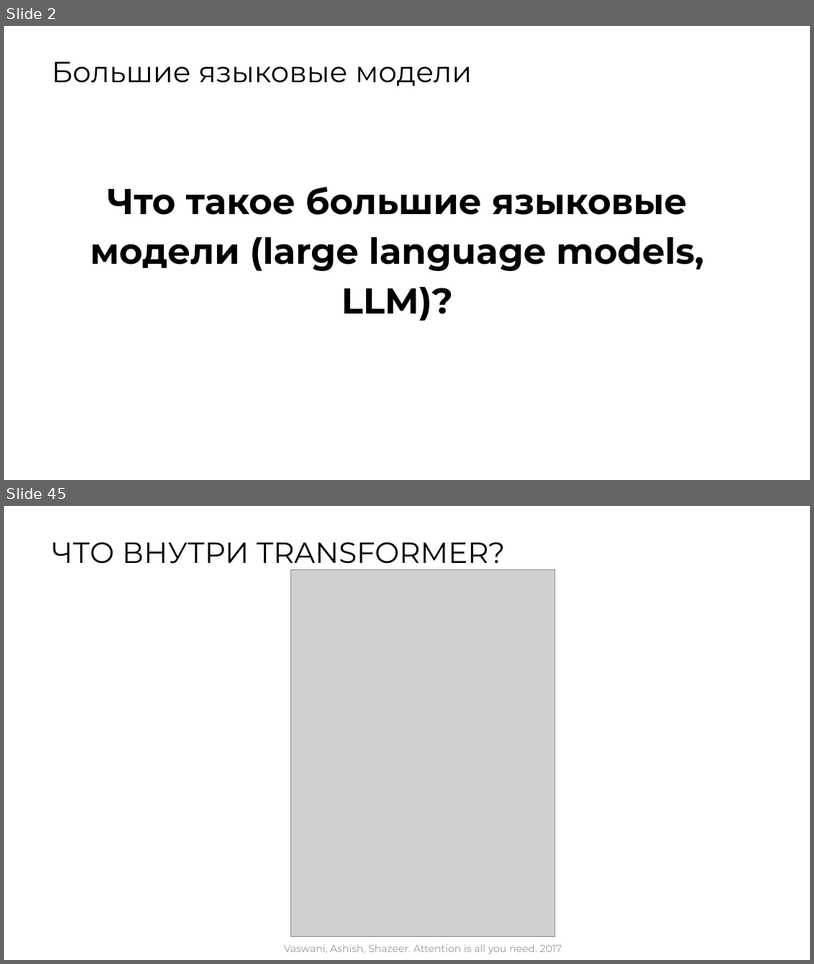
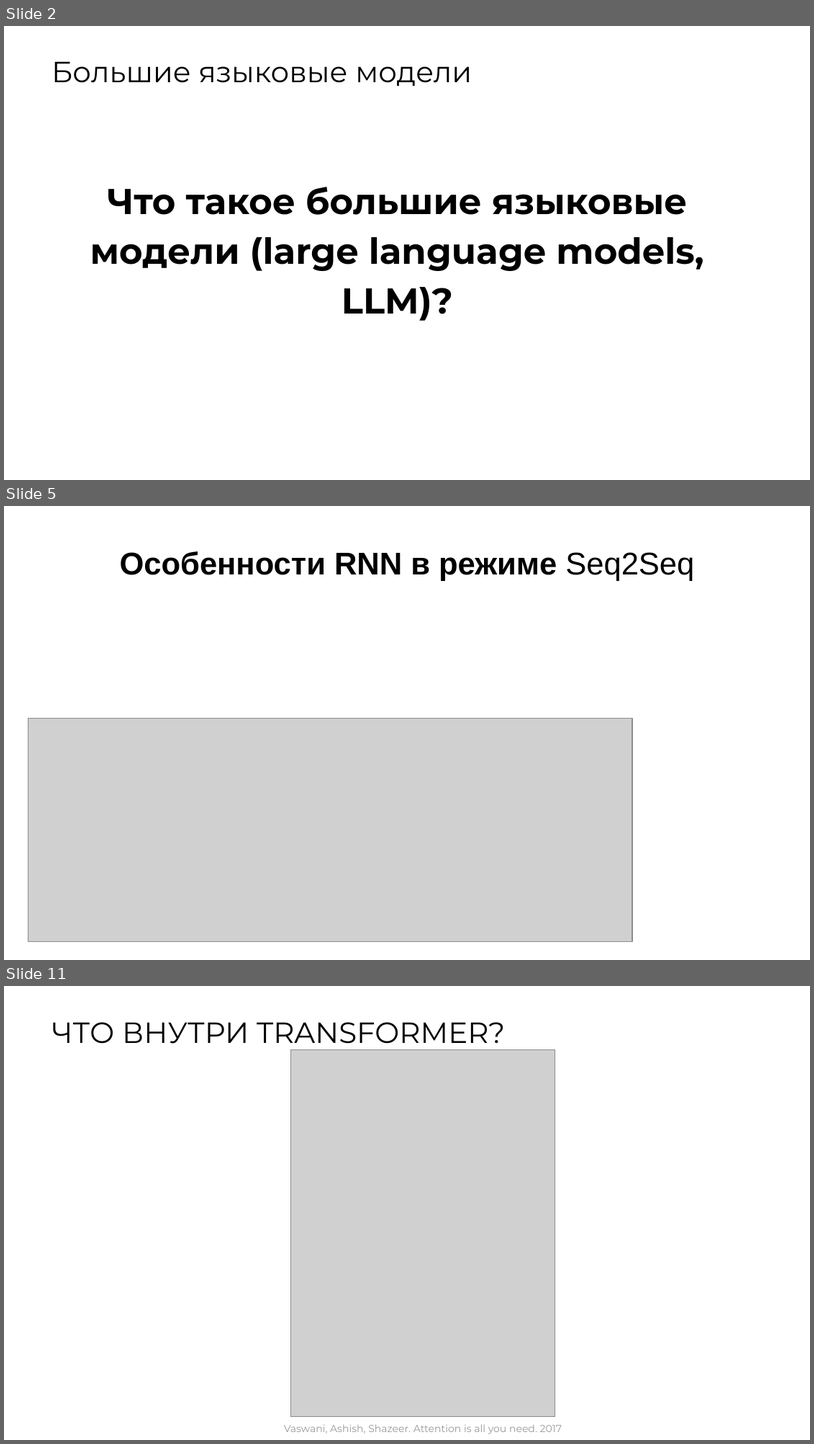
Before and after one commit to MVRonkin/BasicDataAnalysisCourse, a slide deck: Lec/06_LLM.pptx. Shown one above the other, each under a label of ours: slides 2 and 45 before the commit, slides 2, 5 and 11 after it; the slides between them are not shown. The pictures are 814x964 and 814x1444 pixels, drawn with LibreOffice and Linux fonts; fonts in the diff are those of the drawing; grey boxes stand for pictures. Boxes give left, top, right and bottom in pixels: in the first picture for what was removed or moved away, otherwise in the second. Text is boxed around its words. In the diff, an @@ line names an element or a change of style, - is before the commit and + after.

```diff
--- a/Lec/06_LLM.pptx
+++ b/Lec/06_LLM.pptx
@@ slide 5 added at (4,506,810,960), background #FFFFFF @@
@@ title added at (120,551,694,581), 28 pt, text #000000, bold @@
+Особенности RNN в режиме Seq2Seq
@@ picture added at (28,718,632,942) @@
@@ what was slide 45 is now slide 11 @@
```
Also in this commit, not shown: 8 other slides added, 3 other files.
